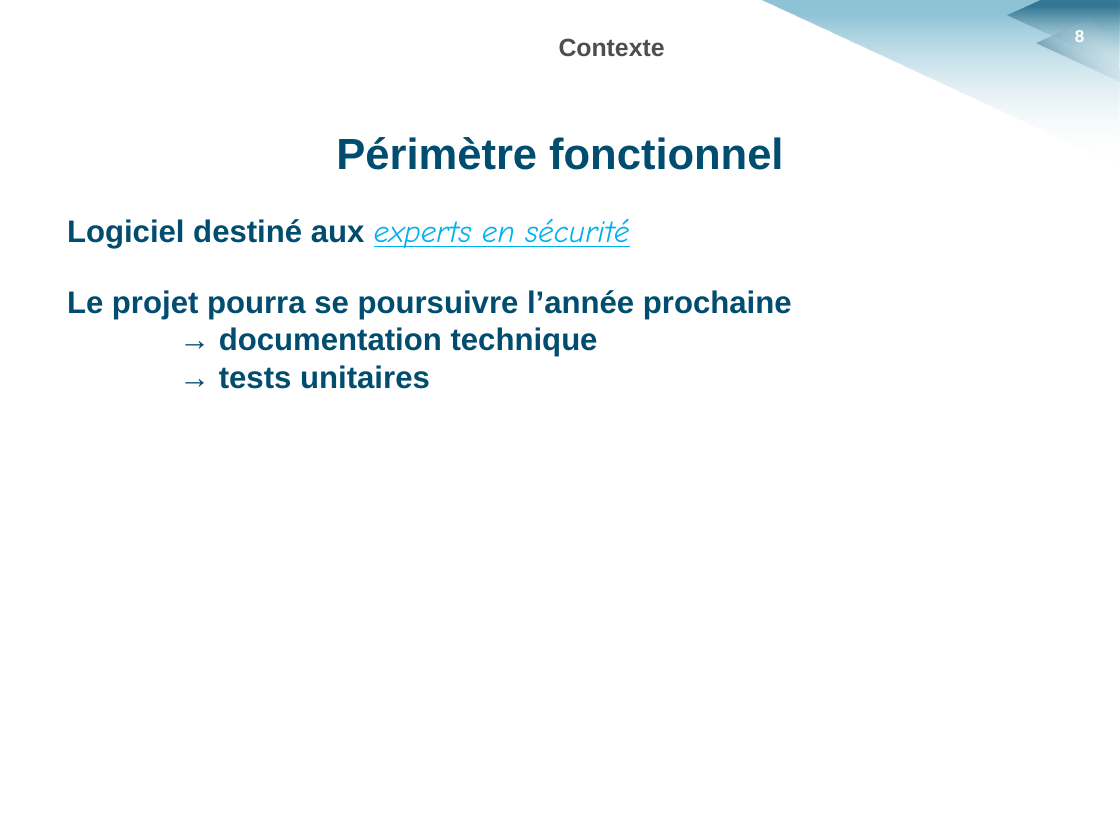
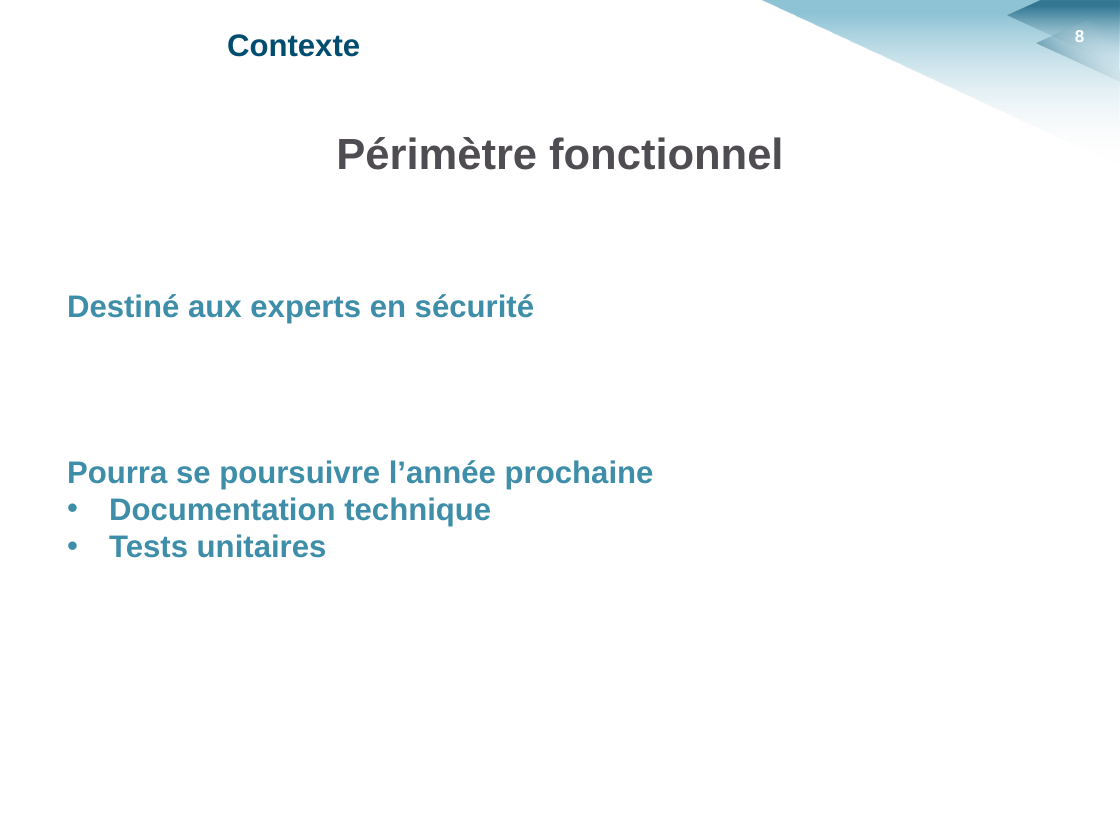
Before and after one commit to HKervadec/korrigolo, a slide deck: slide 8 of soutenances/planification/soutenance_planification.pptx. Drawn at 1120x840 pixels with LibreOffice and Linux fonts; fonts in the diff are those of the drawing; background and template pictures are left out. Boxes give left, top, right and bottom in pixels: in the first picture for what was removed or moved away, otherwise in the second. Text is boxed around its words. In the diff, an @@ line names an element or a change of style, - is before the commit and + after.

```diff
--- a/soutenances/planification/soutenance_planification.pptx
+++ b/soutenances/planification/soutenance_planification.pptx
@@ text "Contexte" at [227,34,360,57]: size 16 to 20 pt, text colour #4F4D50 to #004D6F; alignment centre to left @@
@@ text added at [336,137,783,170], 28 pt, text #4F4D52, bold @@
+Périmètre fonctionnel
@@ text added at [67,294,534,324], 20 pt, text #3E8EA9, bold @@
+Destiné aux experts en sécurité
@@ text at [67,460,654,558]: text changed; text colour #004D6F to #3E8EA9 @@
-Périmètre fonctionnel
-Logiciel destiné aux experts en sécurité
-Le projet pourra se poursuivre l’année prochaine
-→ documentation technique
-→ tests unitaires
+Pourra se poursuivre l’année prochaine
+• Documentation technique
+• Tests unitaires
```
Also in this commit, not shown: 15 other slides changed, 4 slides added, 2 slides removed, 5 other files.
